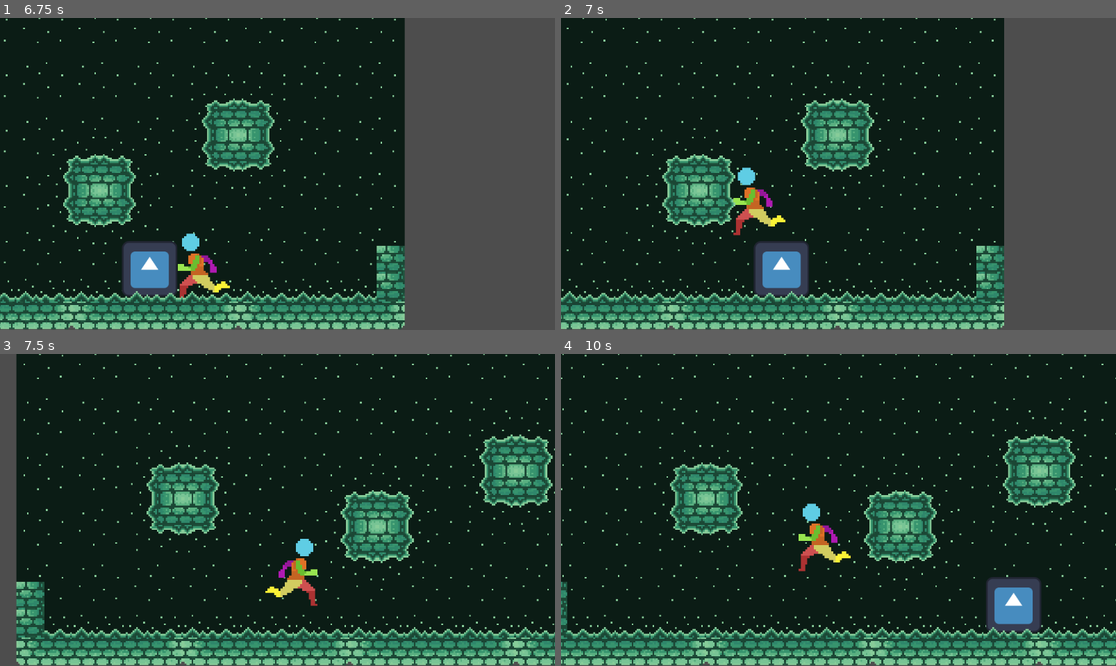
Above: before the commit, frames 1-4 (two rows, left to right).
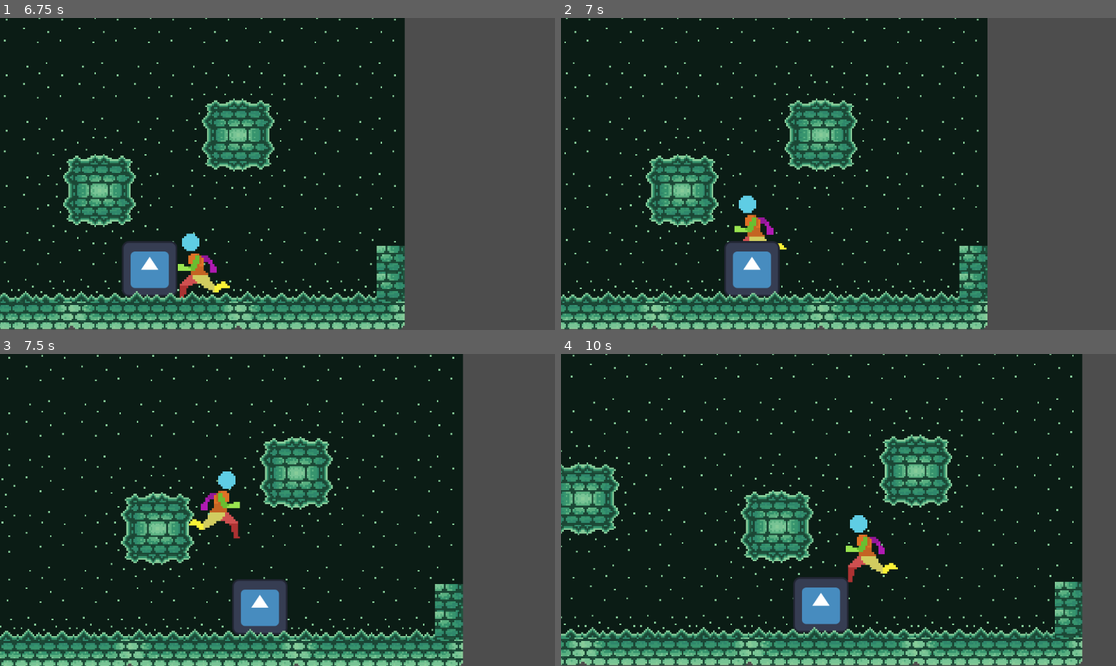
Above: after the commit, the same moments.

Repository: ChaffeyGameDevelopmentClub/Lesson26
Game: Godot game, scene res://scenes/movement_testing.tscn
Two runs of this game, one before a commit and one after it. Both use one fixed random seed, a clock stepped at 60 frames per second and the inputs below. The project has no main scene, so this scene is started directly. The engine's default icon, where the game draws it, is replaced by a stand-in: a white triangle on a blue panel in a dark square.
Inputs:
- Up to frame 1 (6.75 s): tap Enter (ui_accept) at 0.5, 0.77, 1.52, 3.02, 3.77, 4.52, 6.02 s; hold Right (ui_right) 0.53-2.03 s; hold Left (ui_left) 2.03-2.78 s; hold Right (ui_right) 2.78-4.28 s; hold Left (ui_left) 4.28-5.03 s; hold Right (ui_right) 5.03-5.78 s; hold Left (ui_left) from 5.78 s (still down)
- Up to frame 2 (7 s): keep holding Left (ui_left); tap Enter (ui_accept) at 6.77 s
- Up to frame 3 (7.5 s): release Left (ui_left) at 7.28 s; hold Right (ui_right) from 7.28 s (still down)
- Up to frame 4 (10 s): tap Enter (ui_accept) at 7.52, 9.02, 9.77 s; release Right (ui_right) at 9.53 s; hold Left (ui_left) from 9.53 s (still down)

Frame 1 is identical in both runs. In frame 2, 17% of the frame differs, in the area x 0-80%, y 0-100%; in frame 3, 40%, in the area x 0-100%, y 0-100%; in frame 4, 33%.

Commit message:
time freeze
freezing when dead

Diff:
--- a/lesson26/Scripts/killzone.gd
+++ b/lesson26/Scripts/killzone.gd
@@ -5,7 +5,9 @@
 
 func _on_body_entered(body: Node2D) -> void:
 	print("you died")
+	Engine.time_scale = 0.5
 	timer.start()
 
 func _on_timer_timeout() -> void:
+	Engine.time_scale = 1.0
 	get_tree().reload_current_scene()
